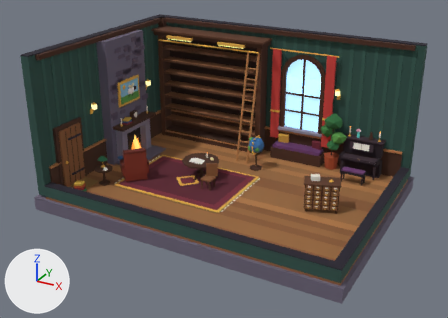
Two versions of the glTF model public/models/library.glb, one commit apart.
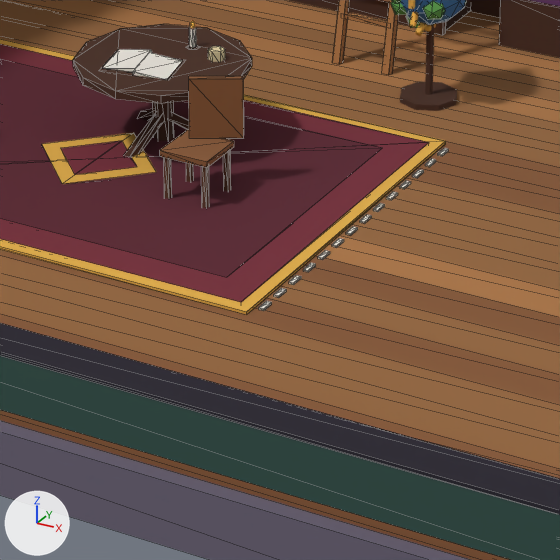
The first picture shows the older version from a 50 mm lens placed at (11.96, -22.34, 12.38), pointed at (0.03, -0.65, 1.54). The close-ups show the older and then the newer version on the part from 37% to 63% of the width and 46% to 83% of the height of that picture. Only the edits that show in the close-ups are written down. Arrows for +X, +Y and +Z are at lower left; the lights stay in place. The close-ups show mesh edges as thin lines. Where no turn or scale is listed for an object, it has been applied to the vertices.

Objects in the first close-up: 'bookcase', 'globe_ball', 'globe_stand', 'ladder', 'reading_table', 'room', 'rug', 'window_frame'.
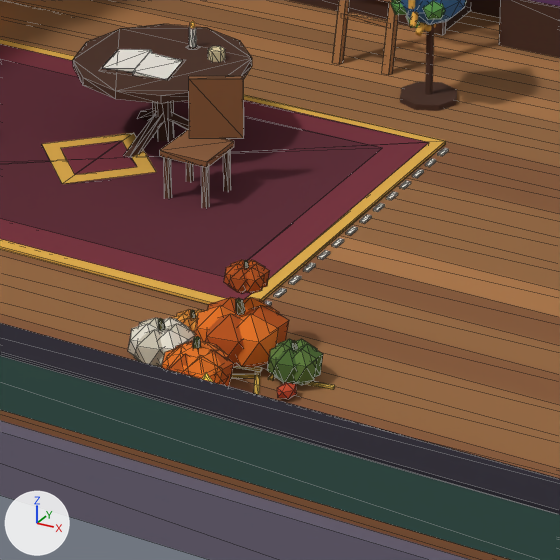
Location of each change, [x1, y1, x2, y2] in pixels of the close-ups (560 x 560 px):
'library_heap.001', added
    after: [128, 260, 335, 399]
'library_heap_jack.001', added
    after: [161, 336, 234, 386]
    faces in mat_c_e8741c (orange #e8741c): [161, 341, 229, 384]
    faces in mat_c_b8520f (orange #b8520f): [167, 341, 234, 386]

Patch to the scene script:
```diff
--- a/public/models/library.glb.py
+++ b/public/models/library.glb.py
@@ ob_library_heap_jack_001 @@
+ob_library_heap_jack_001 = bpy.data.objects.new('library_heap_jack.001', me_library_heap_jack)  # 162 vertices, 276 faces; spans x -0.295..0.322, y -0.384..0.302, z 0.0..0.546; in mat_c_b8520f (orange #b8520f), mat_c_e8741c (orange #e8741c), mat_c_4d5a2a (dark green #4d5a2a), mat_glow_ffb640 (orange #ffb640, glowing orange #ffb640)
+ob_library_heap_jack_001.location = (1.112, -3.935, 0.0)
@@ ob_library_heap_001 @@
+ob_library_heap_001 = bpy.data.objects.new('library_heap.001', me_library_heap)  # 582 vertices, 948 faces; spans x -0.79..0.94, y -0.7..0.76, z 0.0..0.87; in mat_c_c09838 (yellow #c09838), mat_c_d8b04a (yellow #d8b04a), mat_c_b8520f (orange #b8520f), mat_c_e8741c (orange #e8741c), mat_c_5a5a2a (dark yellow #5a5a2a), mat_c_d0c8b4 (pale yellow #d0c8b4), mat_c_ece6d6 (pale yellow #ece6d6), mat_c_4a6a2e (dark green #4a6a2e), mat_c_5f7f3a (green #5f7f3a), mat_c_c87a28 (orange #c87a28), mat_c_e89a3a (orange #e89a3a), mat_c_a8480c (brown #a8480c), mat_c_f0c040 (yellow #f0c040), mat_c_7a9a3a (green #7a9a3a), mat_c_c84a2a (orange #c84a2a)
+ob_library_heap_001.location = (1.1, -3.6, 0.0)
```
